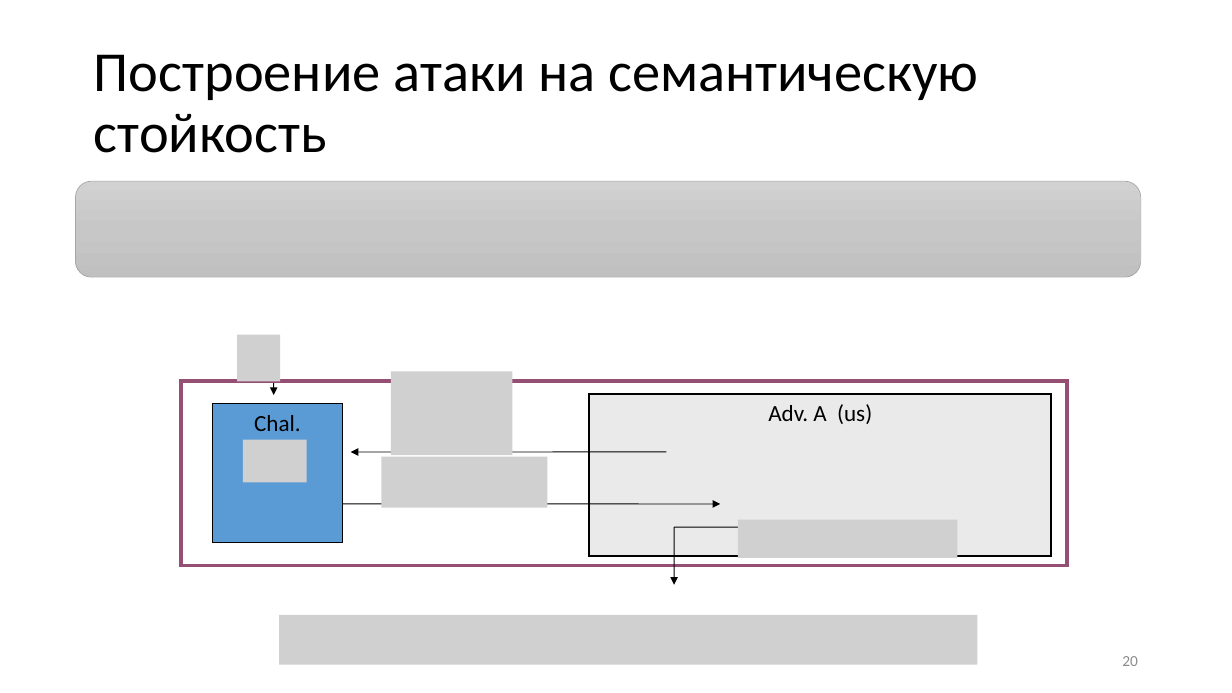
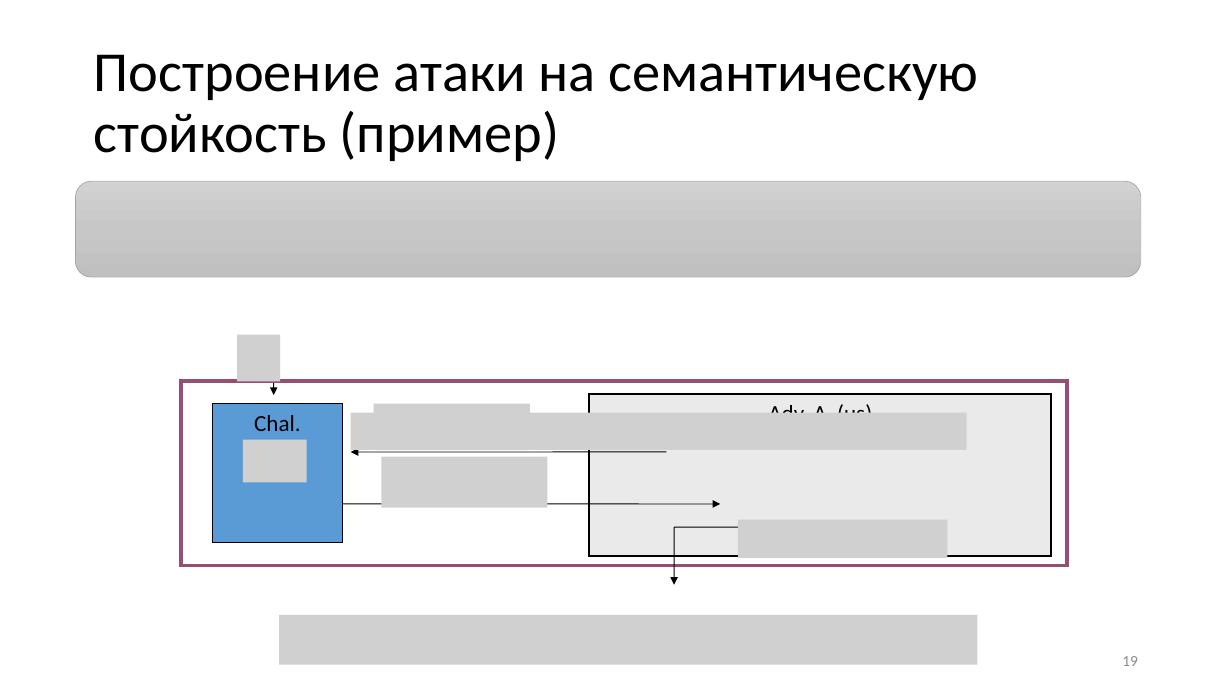
Before and after one commit to CryptoCourse/CryptoLectures, a slide deck: slide 19 of Lectures/Lecture1-b.pptx (slide 20 before the commit). Drawn at 1232x693 pixels with LibreOffice and Linux fonts; fonts in the diff are those of the drawing; grey boxes stand for pictures. Boxes give left, top, right and bottom in pixels: in the first picture for what was removed or moved away, otherwise in the second. Text is boxed around its words. In the diff, an @@ line names an element or a change of style, - is before the commit and + after.

```diff
--- a/Lectures/Lecture1-b.pptx
+++ b/Lectures/Lecture1-b.pptx
@@ title at (94, 54, 978, 161): text changed @@
-Построение атаки на семантическую стойкость
+Построение атаки на семантическую стойкость (пример)
@@ picture added at (350, 413, 967, 450) @@
@@ picture: place and size @@
-picture at (391, 372, 513, 456)
+picture at (373, 404, 530, 451)
@@ picture: place and size @@
-picture at (738, 519, 958, 558)
+picture at (738, 519, 948, 558)
@@ page number at (1122, 656, 1138, 666): text changed @@
-20
+19
```
Also in this commit, not shown: 10 other slides changed, 1 other file.
